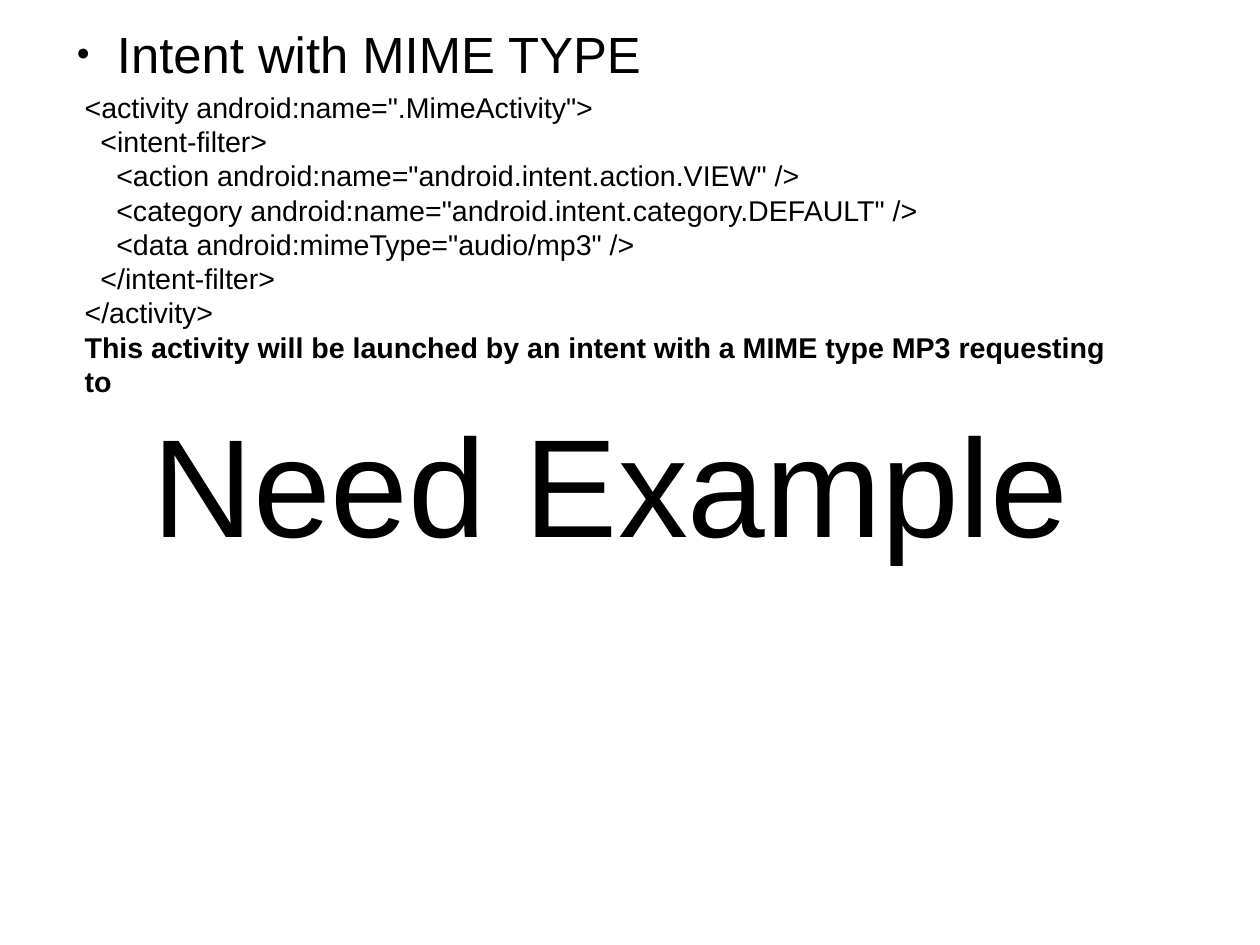
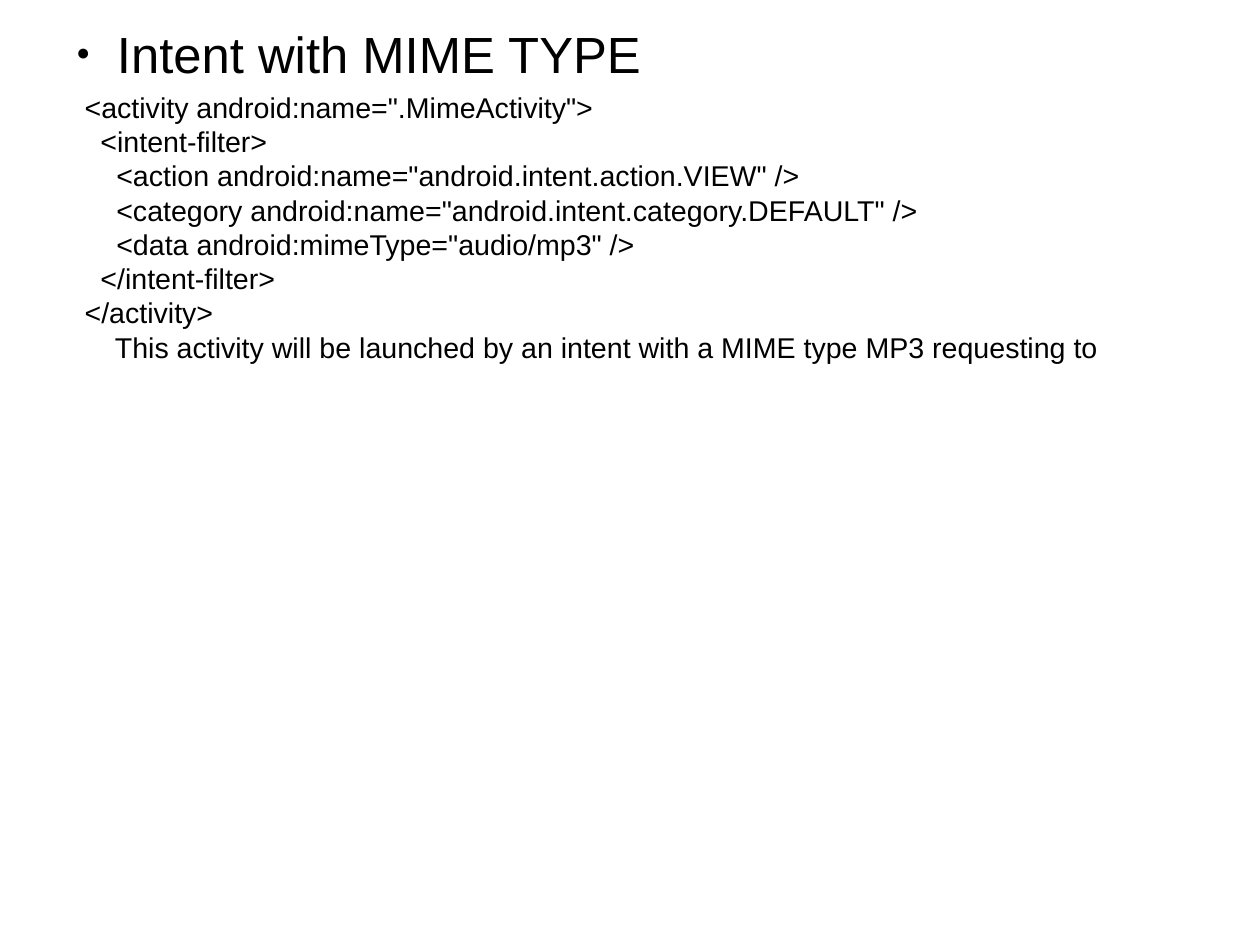
Before and after one commit to thegreatdao/testa, a slide deck: slide 95 of assets/android.odp. Drawn at 1260x945 pixels with LibreOffice and Linux fonts; fonts in the diff are those of the drawing. Boxes give left, top, right and bottom in pixels: in the first picture for what was removed or moved away, otherwise in the second. Text is boxed around its words. In the diff, an @@ line names an element or a change of style, - is before the commit and + after.

Commit message:
added notifications and implicit intent

```diff
--- a/assets/android.odp
+++ b/assets/android.odp
@@ text at [115, 337, 1098, 363]: bold off in "This activity will be launched by an ..."; alignment left to centre @@
@@ text at [152, 435, 1068, 562]: paragraph removed @@
-Need Example
```
Also in this commit, not shown: 3 other files.
